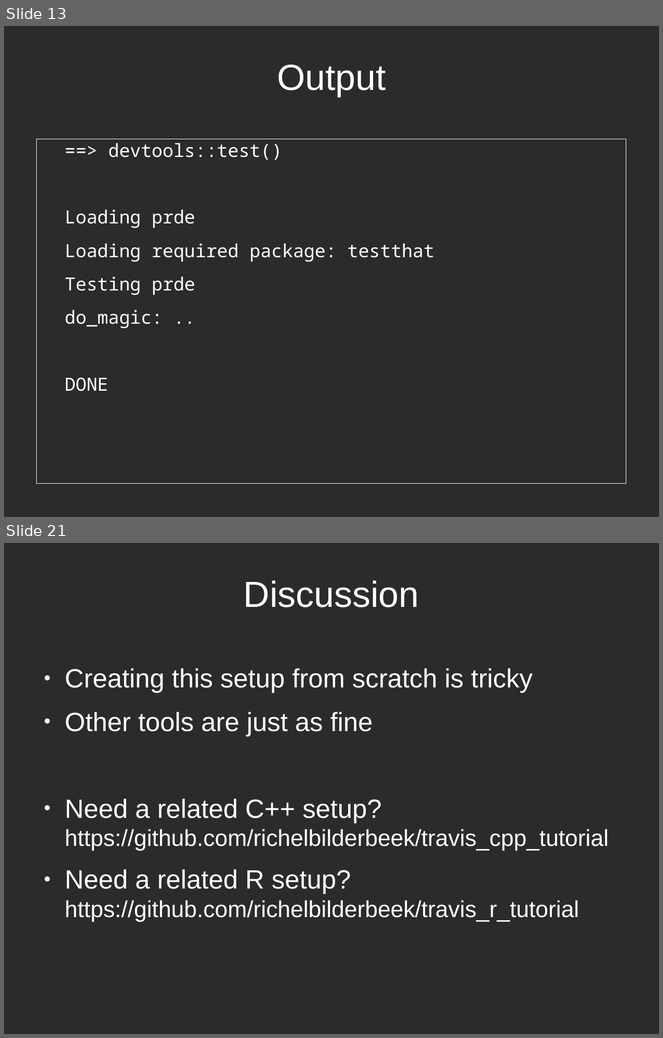
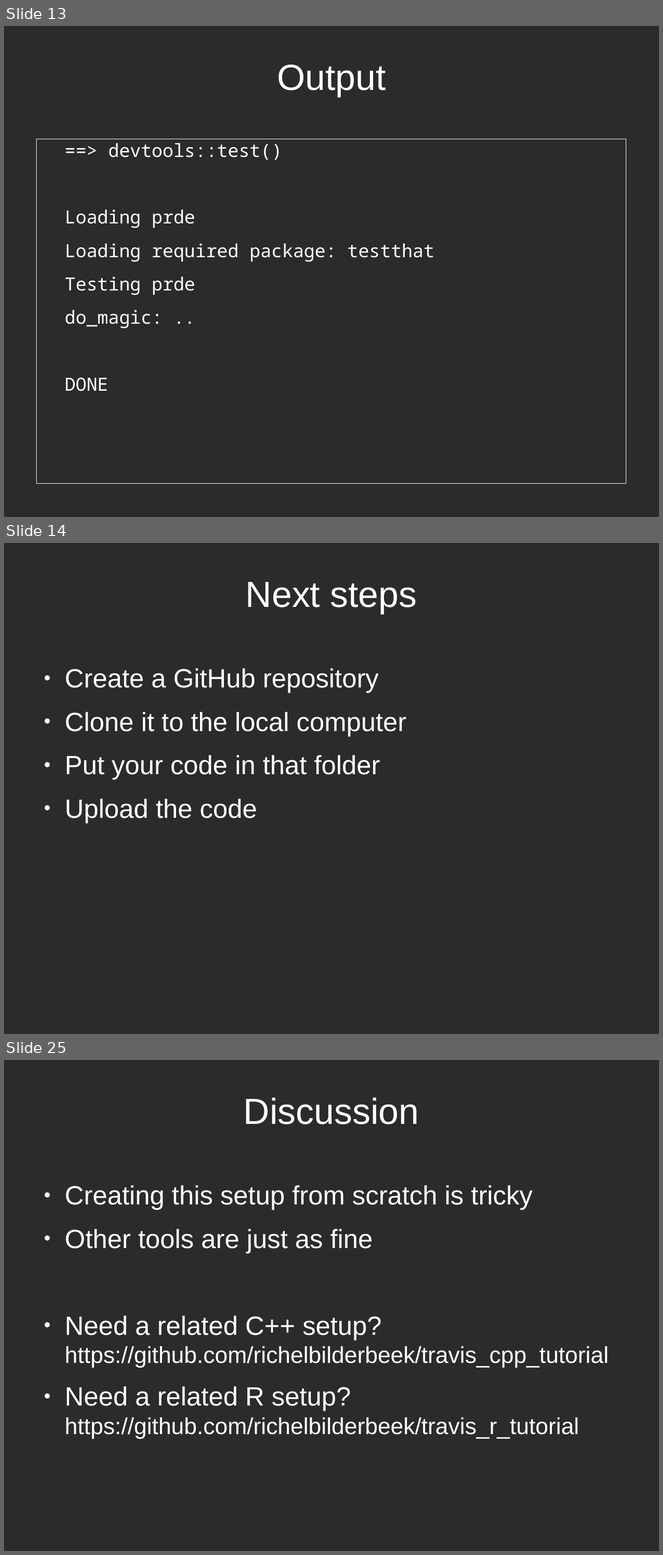
Before and after one commit to richelbilderbeek/PresentationsAboutR, a slide deck: ProfessionalRdevelopment/ProfessionalRDevelopment.odp. Shown one above the other, each under a label of ours: slides 13 and 21 before the commit, slides 13, 14 and 25 after it; the slides between them are not shown. The pictures are 663x1038 and 663x1555 pixels, drawn with LibreOffice and Linux fonts; fonts in the diff are those of the drawing; background and template pictures are left out; a plain dark background stands for a picture behind light text. Boxes give left, top, right and bottom in pixels: in the first picture for what was removed or moved away, otherwise in the second. Text is boxed around its words. In the diff, an @@ line names an element or a change of style, - is before the commit and + after.

```diff
--- a/ProfessionalRdevelopment/ProfessionalRDevelopment.odp
+++ b/ProfessionalRdevelopment/ProfessionalRDevelopment.odp
@@ slide 14 added at [4,543,659,1034], background picture (left out) @@
@@ title added at [246,582,417,614], 44 pt, text #FFFFFF @@
+Next steps
@@ text added at [65,668,407,823], 32 pt, text #FFFFFF @@
+● Create a GitHub repository
+● Clone it to the local computer
+● Put your code in that folder
+● Upload the code
@@ what was slide 21 is now slide 25 @@
```
Also in this commit, not shown: 3 slides changed, 8 other slides added, 5 slides removed, 19 other files.
